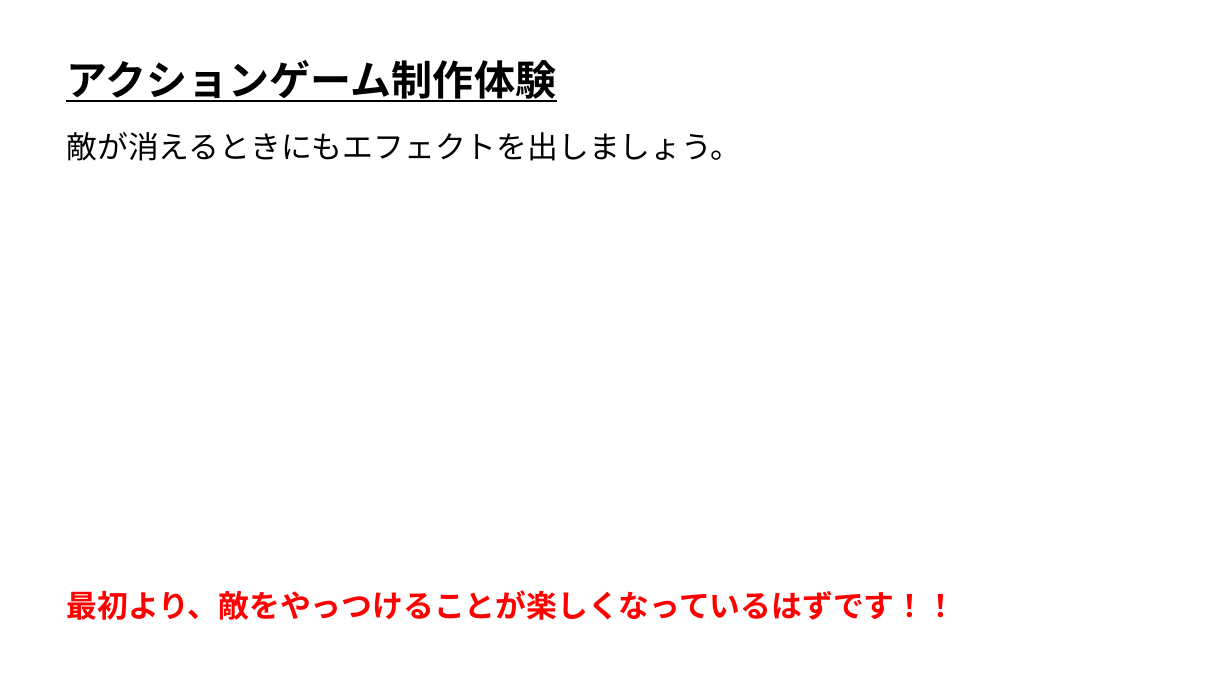
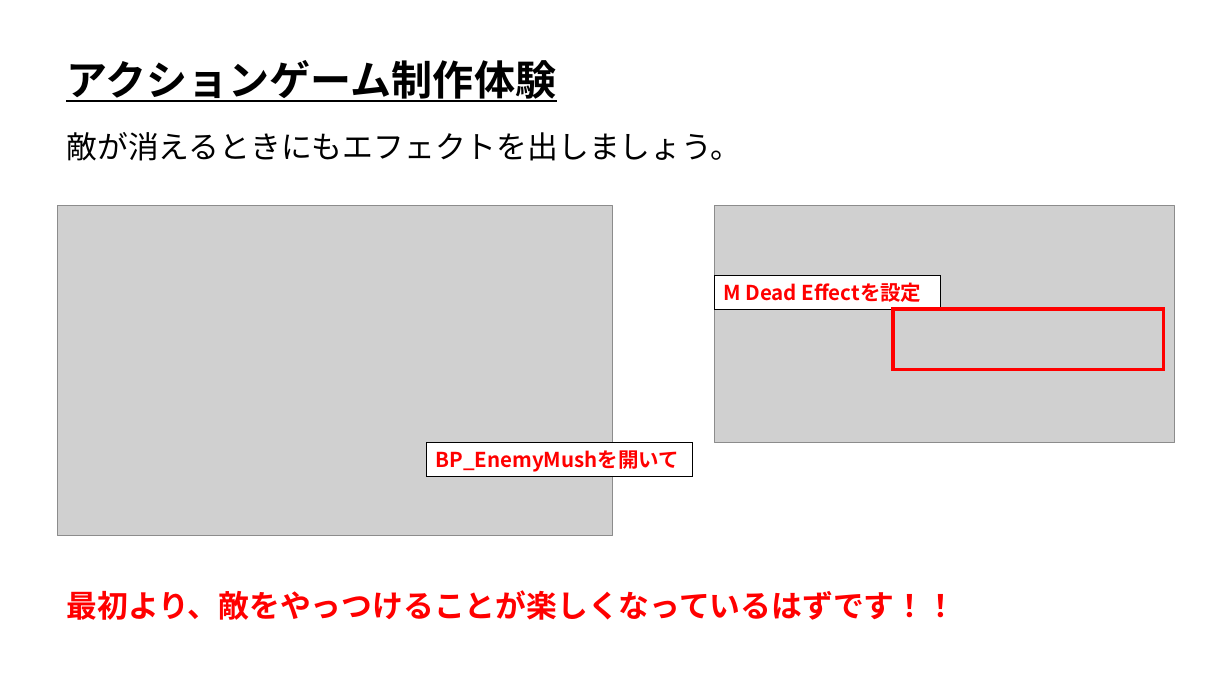
Before and after one commit to ArakiYusuke-Ohara/UnrealEngine, a slide deck: slide 20 of Projects/OpenCanpas01/UE_アクションゲーム制作体験.pptx (slide 19 before the commit). Drawn at 1232x693 pixels with LibreOffice and Linux fonts; fonts in the diff are those of the drawing; grey boxes stand for pictures. Boxes give left, top, right and bottom in pixels: in the first picture for what was removed or moved away, otherwise in the second. Text is boxed around its words. In the diff, an @@ line names an element or a change of style, - is before the commit and + after.

```diff
--- a/Projects/OpenCanpas01/UE_アクションゲーム制作体験.pptx
+++ b/Projects/OpenCanpas01/UE_アクションゲーム制作体験.pptx
@@ picture added at (57, 206, 613, 536) @@
@@ picture added at (714, 206, 1175, 443) @@
@@ rectangle added at (714, 275, 941, 310), fill #FFFFFF, outline #000000 0.75 pt, 16 pt, text #FF0000, bold @@
+M Dead Effectを設定
@@ rectangle added at (894, 310, 1165, 370), outline #FF0000 3 pt @@
@@ rectangle added at (427, 443, 693, 477), fill #FFFFFF, outline #000000 0.75 pt, 16 pt, text #FF0000, bold @@
+BP_EnemyMushを開いて
```
Also in this commit, not shown: 13 other slides changed, 1 slide added, 9 other files.
